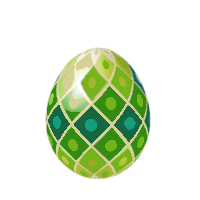
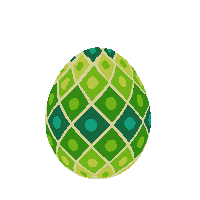
Before/after of a (200, 200) layered artwork. What changed in the layer stack:
painted on "Goed_Egg" over [45, 47, 151, 180]
